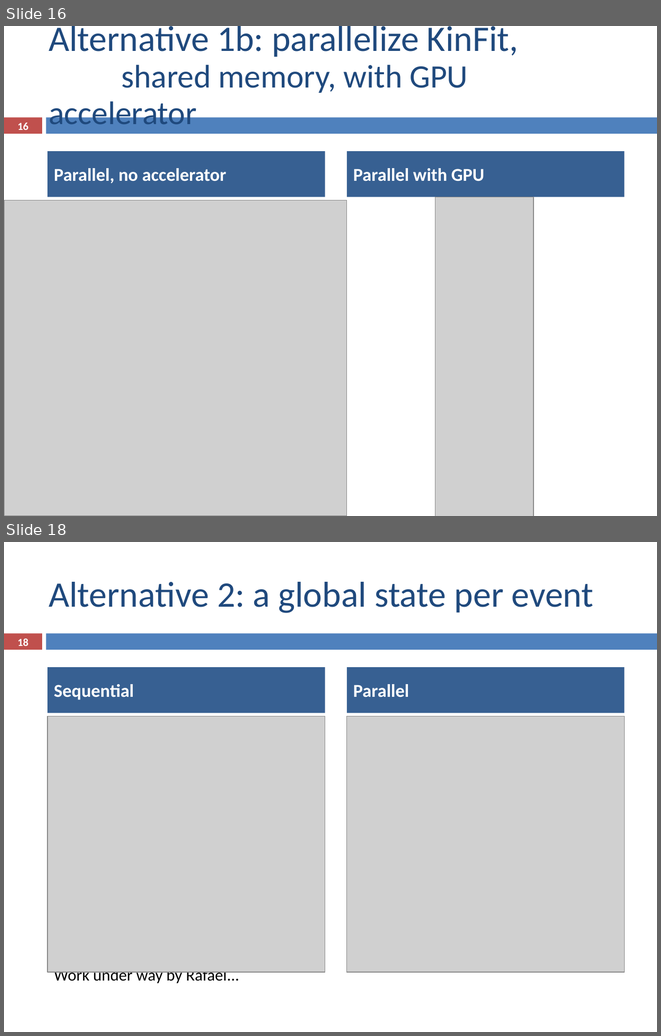
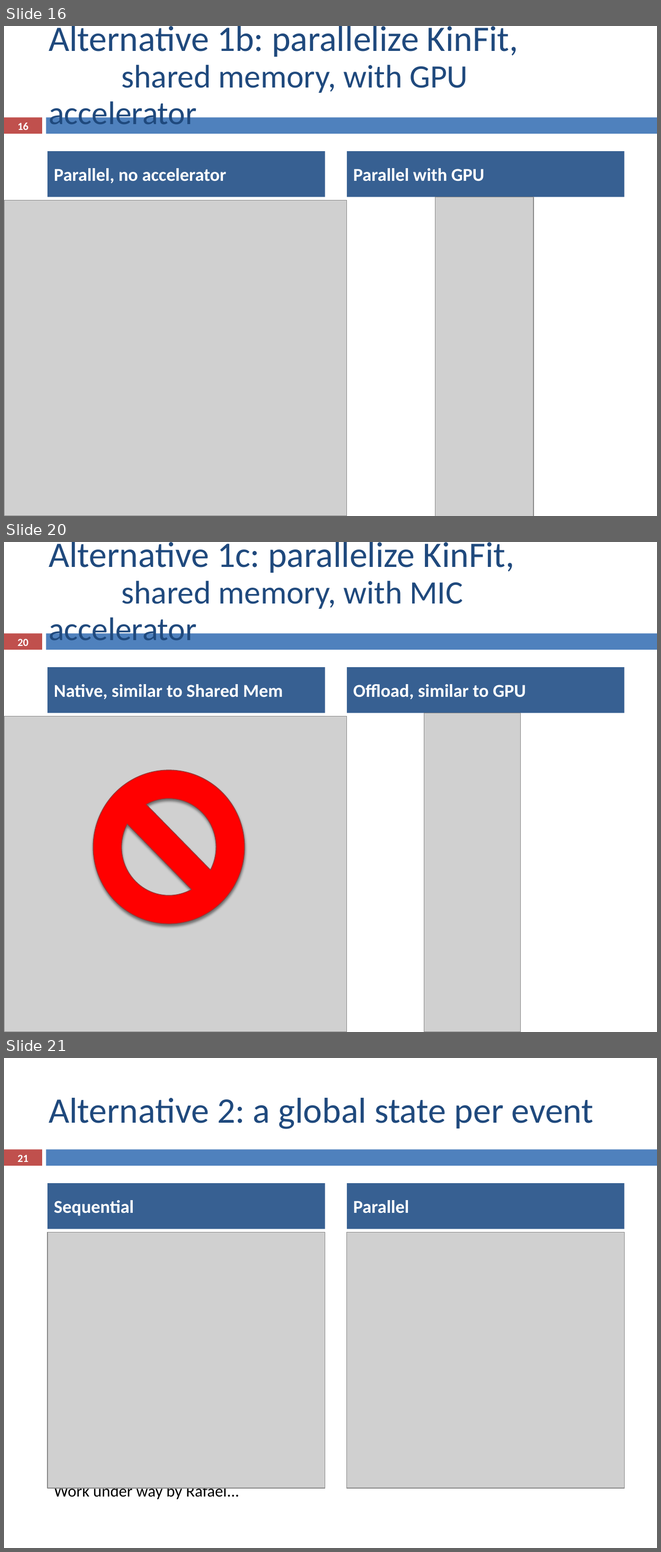
Before and after one commit to ampereira/mscthesis-liptool, a slide deck: doc/partial presentation/partial_presentation.pptx. Shown one above the other, each under a label of ours: slides 16 and 18 before the commit, slides 16, 20 and 21 after it; the slides between them are not shown. The pictures are 661x1036 and 661x1552 pixels, drawn with LibreOffice and Linux fonts; fonts in the diff are those of the drawing; grey boxes stand for pictures. Boxes give left, top, right and bottom in pixels: in the first picture for what was removed or moved away, otherwise in the second. Text is boxed around its words. In the diff, an @@ line names an element or a change of style, - is before the commit and + after.

```diff
--- a/doc/partial presentation/partial_presentation.pptx
+++ b/doc/partial presentation/partial_presentation.pptx
@@ slide 20 added at [4,542,657,1032], background #FFFFFF; not listed: 2 template elements that a slide beside it also shows @@
@@ title added at [49,542,514,640], 39.6 pt, text #1F497D @@
+Alternative 1c: parallelize KinFit,
+shared memory, with MIC accelerator
@@ page number added at [18,638,29,646], 11.9 pt, text #FFFFFF, bold @@
+20
@@ text added at [48,668,325,713], fill #376092, 20 pt, text #FFFFFF, bold @@
+Native, similar to Shared Mem
@@ text added at [347,668,624,713], fill #376092, 20 pt, text #FFFFFF, bold @@
+Offload, similar to GPU
@@ picture added at [5,716,347,1032] @@
@@ picture added at [424,713,521,1032] @@
@@ no-entry sign added at [94,770,245,923], fill #FF0000, outline #953735 0.79 pt @@
@@ what was slide 18 is now slide 21 @@
@@ page number at [18,1154,29,1162]: text changed @@
-18
+21
```
Also in this commit, not shown: 1 slide changed, 4 other slides added, 3 other files.
